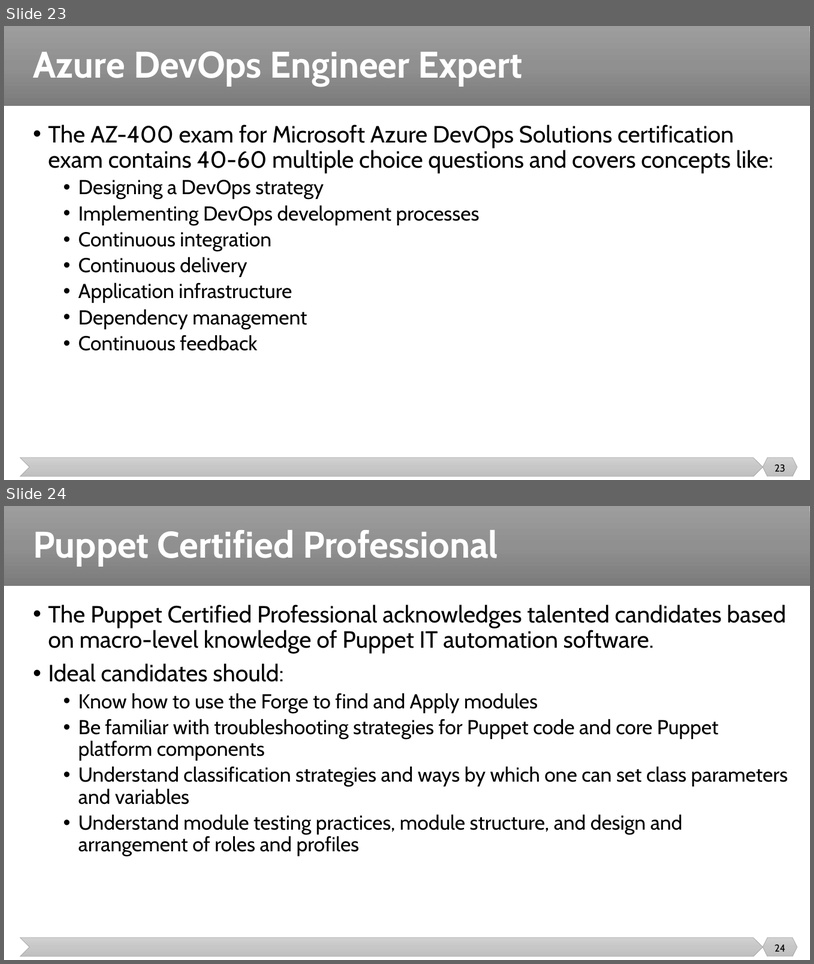
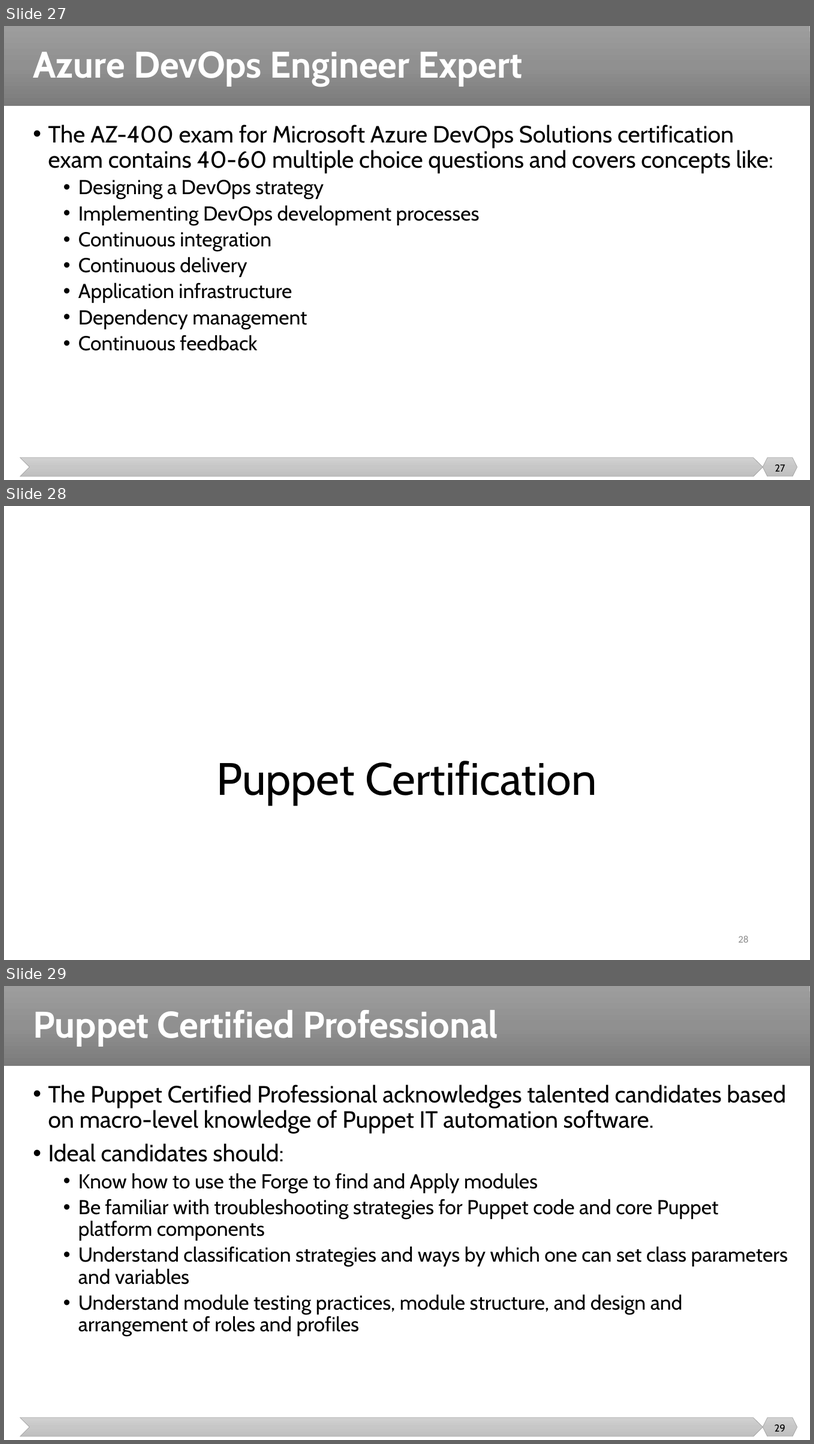
Before and after one commit to malenezi/malenezi, a slide deck: SE489/Lectures/8-DevOps Metrics/DevOps Certifications Guide.pptx. Shown one above the other, each under a label of ours: slides 23 and 24 before the commit, slides 27, 28 and 29 after it. The pictures are 814x964 and 814x1444 pixels, drawn with LibreOffice and Linux fonts; fonts in the diff are those of the drawing. Boxes give left, top, right and bottom in pixels: in the first picture for what was removed or moved away, otherwise in the second. Text is boxed around its words. In the diff, an @@ line names an element or a change of style, - is before the commit and + after.

```diff
--- a/SE489/Lectures/8-DevOps Metrics/DevOps Certifications Guide.pptx
+++ b/SE489/Lectures/8-DevOps Metrics/DevOps Certifications Guide.pptx
@@ slide 28 added at bbox=[4, 506, 810, 960], background #FFFFFF @@
@@ title added at bbox=[216, 760, 597, 805], 54 pt, text #000000 @@
+Puppet Certification
@@ page number added at bbox=[738, 935, 749, 942], 12 pt, text #8C8C8C @@
+28
@@ what was slide 23 is now slide 27 @@
@@ page number at bbox=[775, 464, 785, 471]: text changed @@
-23
+27
@@ what was slide 24 is now slide 29 @@
@@ page number at bbox=[775, 1424, 786, 1431]: text changed @@
-24
+29
```
Also in this commit, not shown: 5 other slides added, 2 other files.
